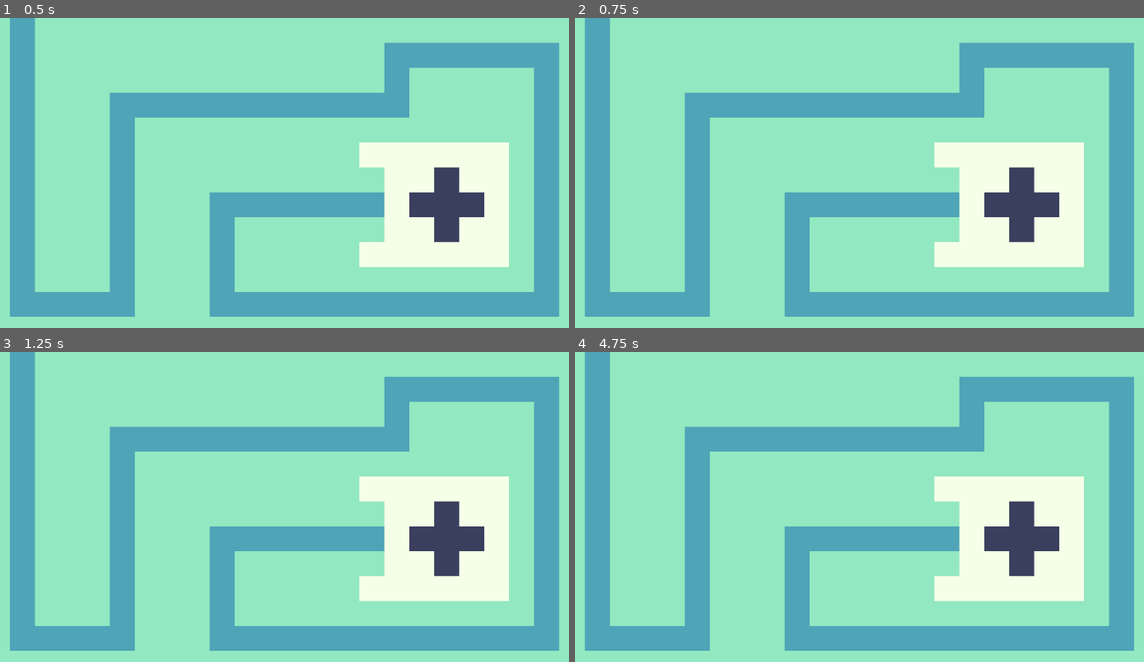
Above: before the commit, frames 1-4 (two rows, left to right).
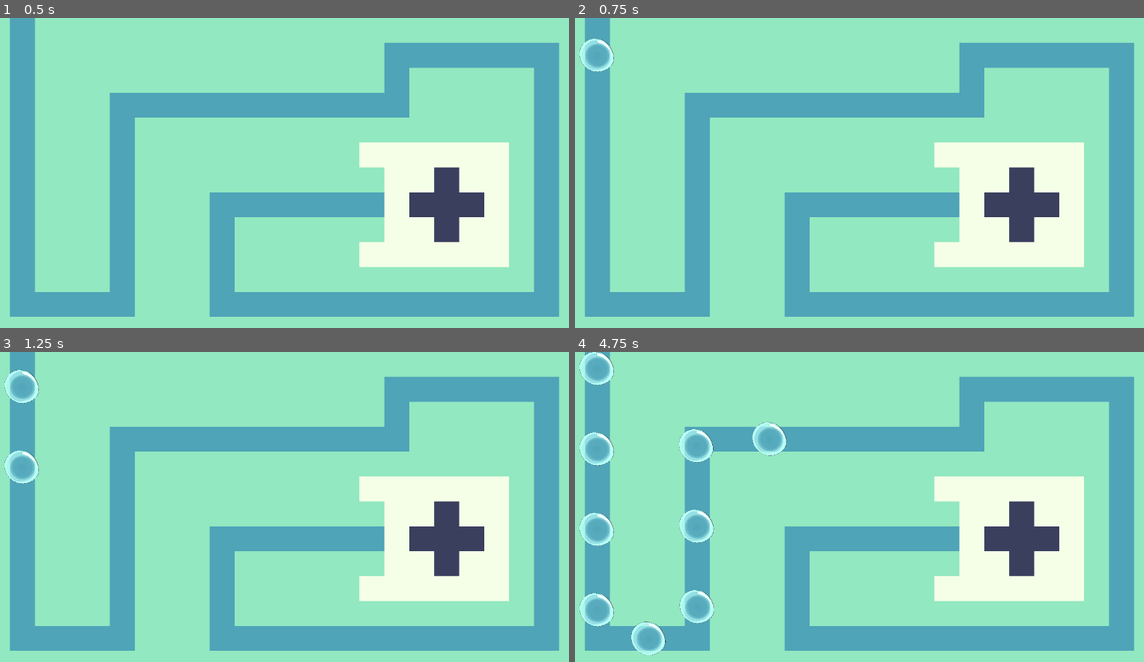
Above: after the commit, the same moments.

Repository: JustPause/GameJam2025
Game: Godot game, scene res://Scene/Green Lands.tscn
Two runs of this game, one before a commit and one after it. Both use one fixed random seed, a clock stepped at 60 frames per second and the inputs below.
Inputs:
- Up to frame 1 (0.5 s): no input
- Up to frame 2 (0.75 s): tap Enter at 0.5 s
- Up to frame 3 (1.25 s): no input
- Up to frame 4 (4.75 s): no input

Frame 1 is identical in both runs. In frame 2, 0.3% of the frame differs, in the area x 0-7%, y 6-18%; in frame 3, 0.6%; in frame 4, 2.7%, in the area x 0-38%, y 0-98%.

Commit message:
added a spawner and a basic bubbles enemy

Diff:
--- a/Scene/Green Lands.tscn
+++ b/Scene/Green Lands.tscn
@@ -1,6 +1,7 @@
-[gd_scene load_steps=4 format=3 uid="uid://vg7ige6kku6i"]
+[gd_scene load_steps=6 format=3 uid="uid://vg7ige6kku6i"]
 
 [ext_resource type="Texture2D" uid="uid://dv7bp8snjam25" path="res://Assets/Water.png" id="1_tpi1q"]
+[ext_resource type="Script" path="res://Scene/enemy_spawner.gd" id="2_ygyud"]
 
 [sub_resource type="TileSetAtlasSource" id="TileSetAtlasSource_7axcs"]
 texture = ExtResource("1_tpi1q")
@@ -14,6 +15,12 @@
 [sub_resource type="TileSet" id="TileSet_vtwo6"]
 sources/0 = SubResource("TileSetAtlasSource_7axcs")
 
+[sub_resource type="Curve2D" id="Curve2D_5xwdy"]
+_data = {
+"points": PackedVector2Array(0, 0, 0, 0, 70, 2, 0, 0, 0, 0, 70, 553, 0, 0, 0, 0, 263, 552, 0, 0, 0, 0, 261, 167, 0, 0, 0, 0, 791, 170, 0, 0, 0, 0, 793, 70, 0, 0, 0, 0, 1080, 73, 0, 0, 0, 0, 1080, 553, 0, 0, 0, 0, 452, 558, 0, 0, 0, 0, 454, 356, 0, 0, 0, 0, 765, 353)
+}
+point_count = 11
+
 [node name="Node2D" type="Node2D"]
 
 [node name="TileMap" type="TileMap" parent="."]
@@ -21,3 +28,7 @@
 tile_set = SubResource("TileSet_vtwo6")
 format = 2
 layer_0/tile_data = PackedInt32Array(0, 0, 1, 65536, 0, 1, 65537, 65536, 1, 1, 65536, 1, 131072, 0, 1, 196608, 0, 1, 26 …(4815 unchanged characters)…
+
+[node name="EnemyPath" type="Path2D" parent="."]
+curve = SubResource("Curve2D_5xwdy")
+script = ExtResource("2_ygyud")
--- /dev/null
+++ b/Scene/enemy_spawner.gd
@@ -0,0 +1,23 @@
+extends Path2D
+
+@export var spawn_time_interval : float = 0.5
+
+static var BASICBUBBLE : PackedScene = preload("res://entities/bubble/basic_bubble.tscn")
+
+var spawn_enemies : bool = true
+var can_spawn : bool = true
+
+
+func _ready() -> void:
+	get_tree().create_timer(15).timeout.connect(func() -> void: spawn_enemies = false)
+
+func spawn_enemy() -> void:
+	var enemy = BASICBUBBLE.instantiate()
+	add_child(enemy)
+	can_spawn = true
+
+#basic spawner for enemy this will need alot of rework later on
+func _physics_process(_delta: float) -> void:
+	if spawn_enemies and can_spawn:
+		can_spawn = false
+		get_tree().create_timer(spawn_time_interval).timeout.connect(spawn_enemy)
--- /dev/null
+++ b/entities/bubble/basic_bubble.tscn
@@ -0,0 +1,13 @@
+[gd_scene load_steps=3 format=3 uid="uid://ds4fu5p8inbdr"]
+
+[ext_resource type="Script" path="res://entities/bubble/simpleBubble.gd" id="1_1wmoo"]
+[ext_resource type="Texture2D" uid="uid://bl3ml0pw3i87p" path="res://entities/bubble/basic_bubble.png" id="2_hlvc1"]
+
+[node name="BasicBubble" type="PathFollow2D"]
+rotates = false
+loop = false
+script = ExtResource("1_1wmoo")
+
+[node name="BasicBubble" type="Sprite2D" parent="."]
+scale = Vector2(0.15, 0.148)
+texture = ExtResource("2_hlvc1")
--- a/entities/bubble/simpleBubble.gd
+++ b/entities/bubble/simpleBubble.gd
@@ -1,31 +1,15 @@
-extends CharacterBody2D
+extends PathFollow2D
 
+@export var speed: float = 300.0 #px/s
 
-@export var speed: float = 300.0
+func _ready() -> void:
+	#check is its parent is a path2d
+	if not get_parent() is Path2D:
+		queue_free()
 
-# Target where the bullet moves
-var target: Node2D = null
+func _process(delta: float) -> void:
+	progress += speed * delta
 
-func set_target(new_target: Node2D):
-	target = new_target
-
-func _process(delta: float):
-
-	if target and target.is_instance_valid():
-
-		var direction = (target.global_position - global_position).normalized()
-		velocity = direction * speed
-		move_and_slide()
-
-		# Check if bullet reached target
-
-		if global_position.distance_to(target.global_position) < 10:
-			print("Hit target: %s" % target.name)
-
-			target.queue_free()  # Destroy target
-
-			queue_free()  # Destroy bullet
-
-
-	else:
-		queue_free()  # Destroy bullet if no target
+	#when it reaches the end we wil emmit a signal to dammage the tower and do some other stuff
+	if progress_ratio == 1:
+		queue_free()
Binary file added: entities/bubble/basic_bubble.png
Not shown, added: entities/bubble/basic_bubble.png.import
